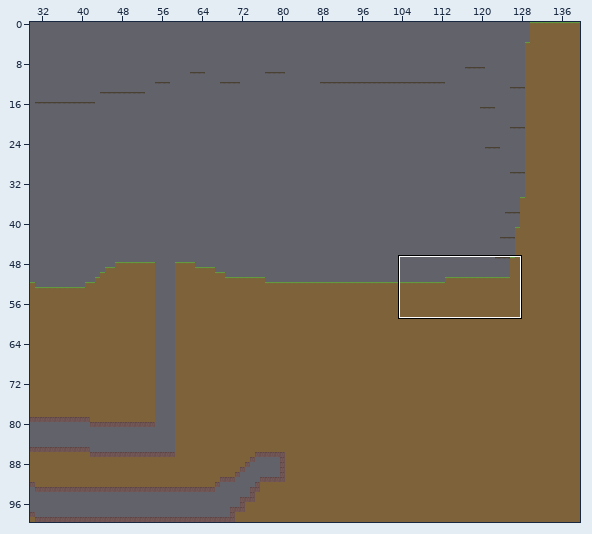
A Tiled map (JSON) gets an edit: src/assets/maps/level1.json. Above: a wide view before the commit, with the close-up outlined.
Close-up. Before the edit:
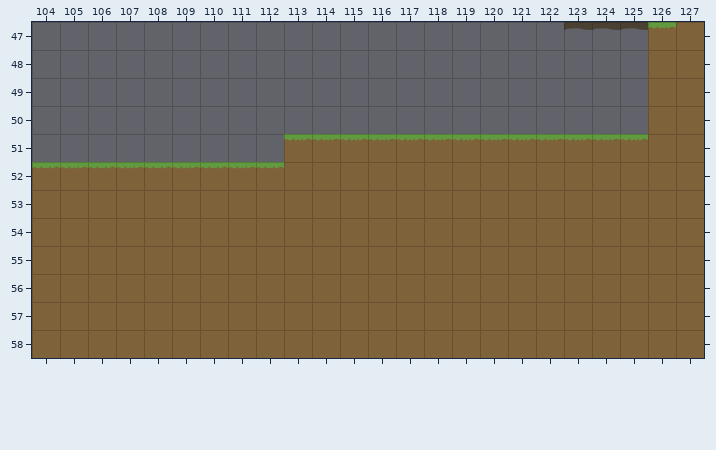
Cells are 32x32 px. Shown: x 104..127, y 47..58. The commit also changed other parts of the map, which this record leaves out.
After:
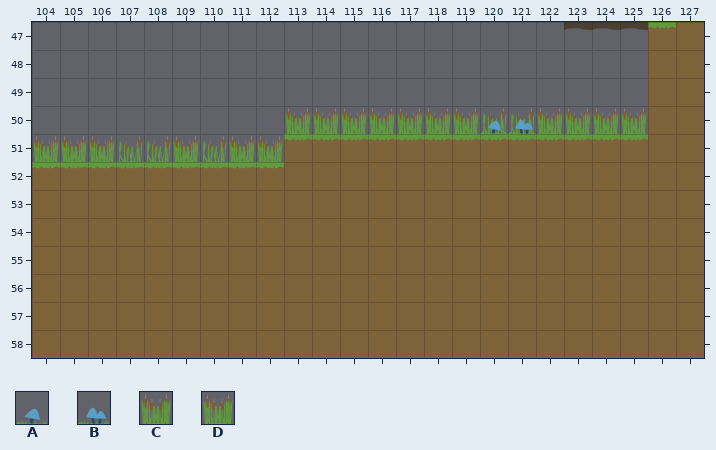
Key: from "tileset1": A 7, B 9, C 10, D 11.
_ is an empty cell, . an unchanged one.
Tiles of an added or newly shown layer are drawn over the layers below it.
See-through tiles are keyed as they look on the map.
Diff:
--- layer "bg" (added)
@@ x 104..125 @@
-50 ........._____________
-51 _________.............
+50 .........DDDDDDDDDDDDD
+51 DDDDDDDDD.............
--- layer "fg" (added)
@@ x 104..125 @@
-50 ........._____________
-51 ___.._.__.............
+50 .........CCCCCCCABCCCC
+51 CCC..C.CC.............
Boxes around the changes in both close-ups, in picture pixels (x1, y1, x2, y2):
added: (33, 108, 647, 162)
